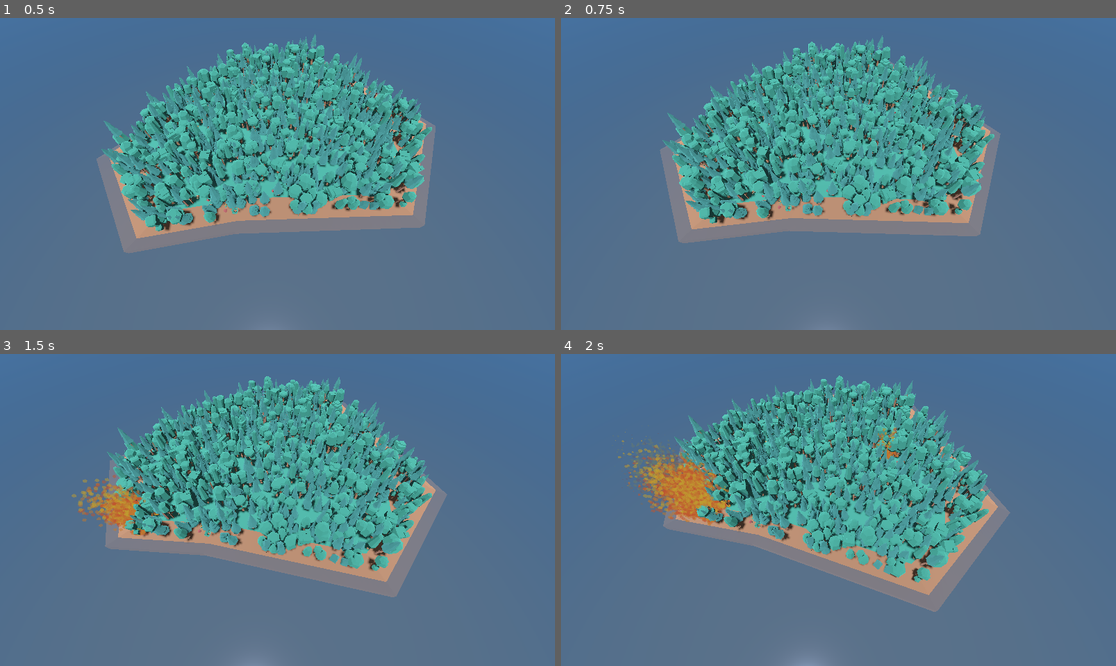
Above: before the commit, frames 1-4 (two rows, left to right).
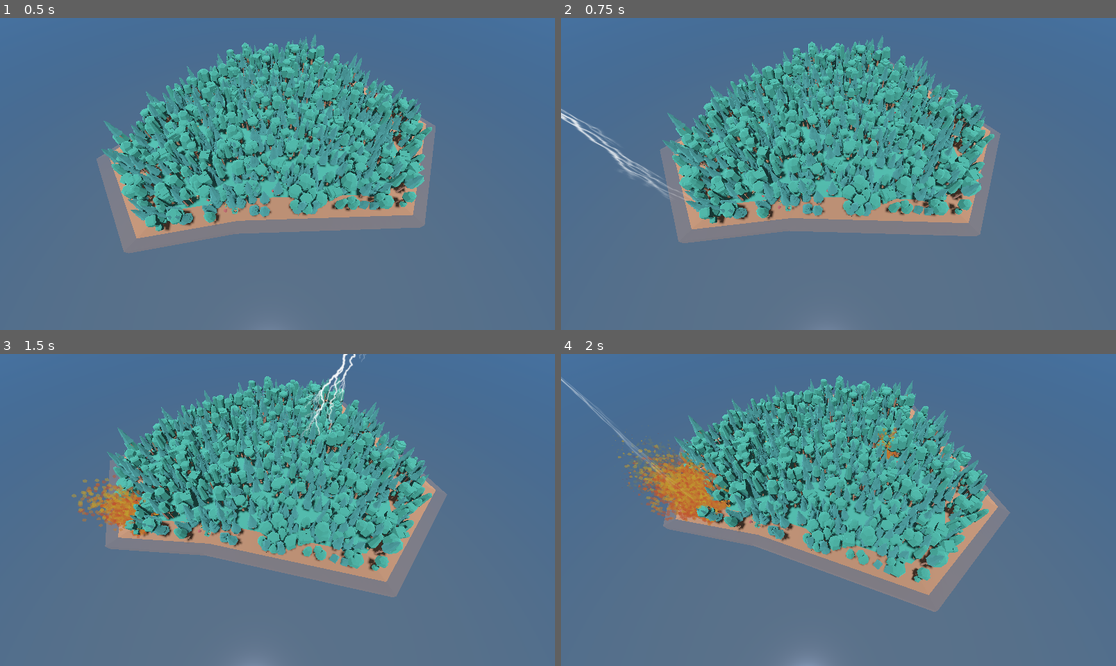
Above: after the commit, the same moments.

Repository: lumi-a/ecotomata
Game: Godot game, scene res://main.tscn
Two runs of this game, one before a commit and one after it. Both use one fixed random seed, a clock stepped at 60 frames per second and the inputs below.
Inputs:
- Up to frame 1 (0.5 s): no input
- Up to frame 2 (0.75 s): no input
- Up to frame 3 (1.5 s): no input
- Up to frame 4 (2 s): no input

Frame 1 is identical in both runs. In frame 2, 0.5% of the frame differs, in the area x 0-23%, y 29-59%; in frame 3, 0.5%; in frame 4, 0.8%, in the area x 0-58%, y 7-54%.

Commit message:
Add lightning effect to island.gd

Diff:
--- a/island.gd
+++ b/island.gd
@@ -11,6 +11,7 @@
 var all_trees = preload("res://assets/trees/all.tscn").instantiate()
 var all_plants = preload("res://assets/plants/all.tscn").instantiate()
 var fire = preload("res://assets/fire.tscn").instantiate()
+var lightning_instance = preload("res://lightning.tscn").instantiate()
 
 var polygon_points: PackedVector2Array
 
@@ -145,6 +146,10 @@
 		for _i in num_lightnings:
 			var hit_tree = trees[randi() % trees.size()]
 			light_up_tree(hit_tree)
+			# Thundar
+			var new_lightning = lightning_instance.duplicate()
+			new_lightning.position = hit_tree.position
+			add_child(new_lightning)
 
 	var tree_ix = 0
 	while tree_ix < trees.size():
@@ -196,6 +201,4 @@
 					tree_states.erase(id)
 					tree_timers.erase(id)
 					tree.queue_free()
-
-
 		tree_ix += 1
